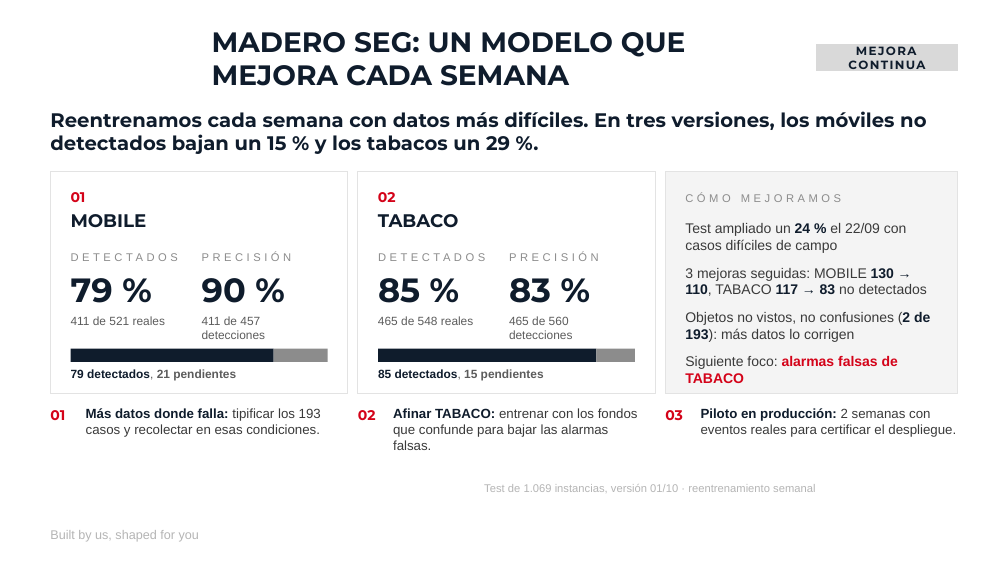
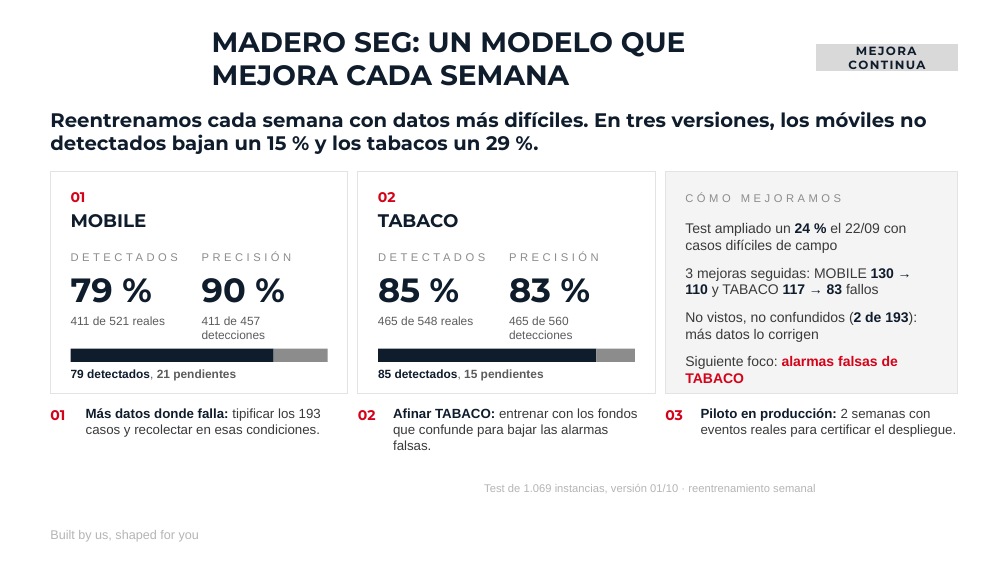
Before and after one commit to jgarciam4678/MITREPO, a slide deck: slide 1 of Madero_Seg_y_Produccion_CEO_Torsa.pptx. Drawn at 1008x567 pixels with LibreOffice and Linux fonts; fonts in the diff are those of the drawing; background and template pictures are left out. Boxes give left, top, right and bottom in pixels: in the first picture for what was removed or moved away, otherwise in the second. Text is boxed around its words. In the diff, an @@ line names an element or a change of style, - is before the commit and + after.

```diff
--- a/Madero_Seg_y_Produccion_CEO_Torsa.pptx
+++ b/Madero_Seg_y_Produccion_CEO_Torsa.pptx
@@ text at box(685, 268, 894, 297): text changed @@
-3 mejoras seguidas: MOBILE 130 → 110, TABACO 117 → 83 no detectados
+3 mejoras seguidas: MOBILE 130 → 110 y TABACO 117 → 83 fallos
@@ text at box(685, 312, 917, 342): text changed @@
-Objetos no vistos, no confusiones (2 de 193): más datos lo corrigen
+No vistos, no confundidos (2 de 193): más datos lo corrigen
```
